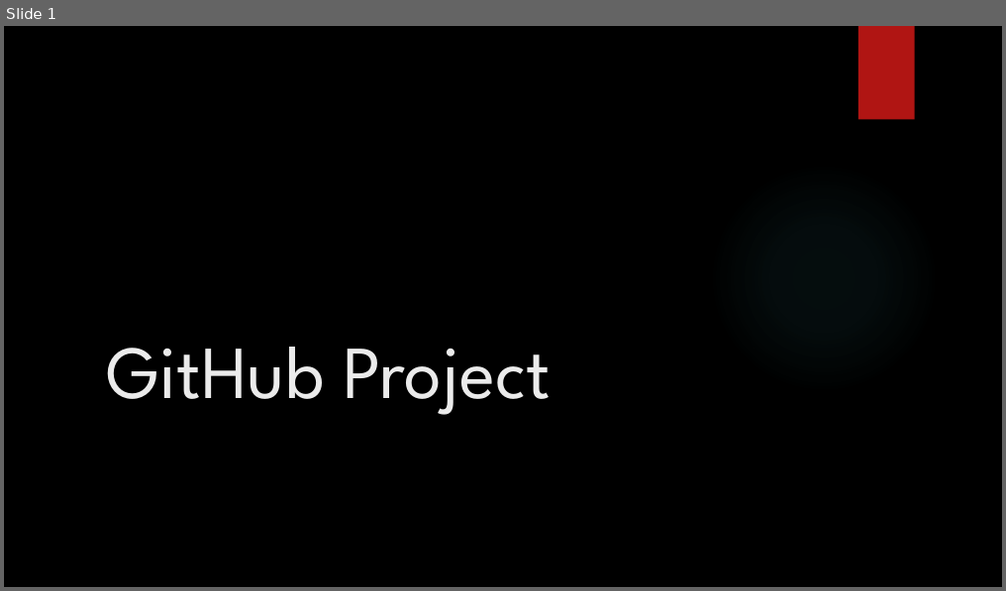
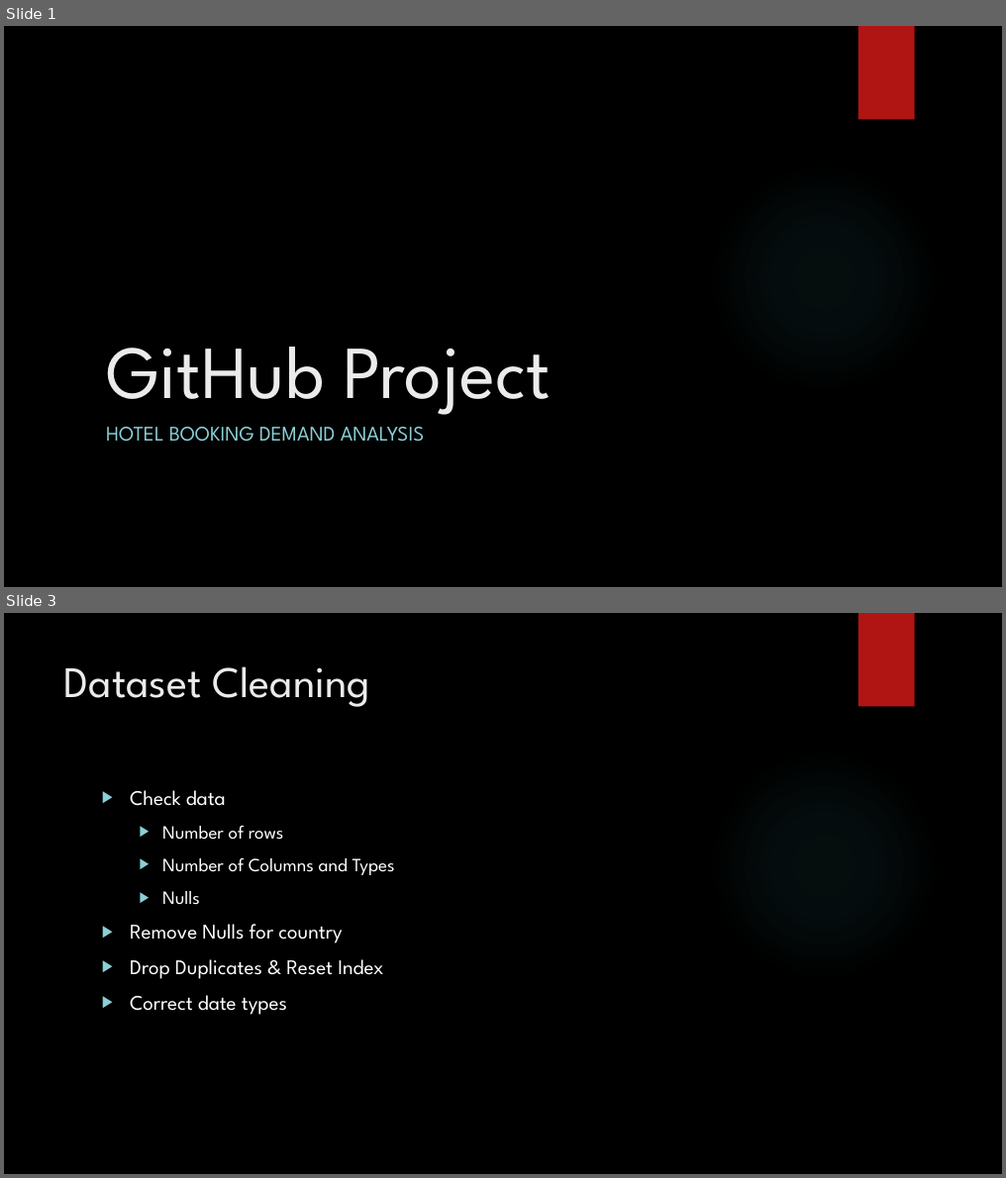
Before and after one commit to Konadrak/GitHub_Project_1a-Team_A, a slide deck: Presentation/GitHub Project Presentation.pptx. Shown one above the other, each under a label of ours: slide 1 before the commit, slides 1 and 3 after it; the slides between them are not shown. The pictures are 1006x591 and 1006x1178 pixels, drawn with LibreOffice and Linux fonts; fonts in the diff are those of the drawing; background and template pictures are left out. Boxes give left, top, right and bottom in pixels: in the first picture for what was removed or moved away, otherwise in the second. Text is boxed around its words. In the diff, an @@ line names an element or a change of style, - is before the commit and + after.

Commit message:
Analysis and Presentation

```diff
--- a/Presentation/GitHub Project Presentation.pptx
+++ b/Presentation/GitHub Project Presentation.pptx
@@ slide 3 added at (4,613,1002,1174), background picture (left out); not listed: 2 template elements that a slide beside it also shows @@
@@ title added at (64,666,370,707), 42 pt, text #EBEBEB @@
+Dataset Cleaning
@@ text added at (130,790,395,1015), 20 pt, text #FFFFFF @@
+▶ Check data
+  ▶ Number of rows
+  ▶ Number of Columns and Types
+  ▶ Nulls
+▶ Remove Nulls for country
+▶ Drop Duplicates & Reset Index
+▶ Correct date types
@@ slide 1 changed as well @@
@@ subtitle added at (106,427,425,442), 20 pt, text #8AD0D6 @@
+HOTEL BOOKING DEMAND ANALYSIS
```
Also in this commit, not shown: 11 other slides added, 2 slides removed, 3 other files.
